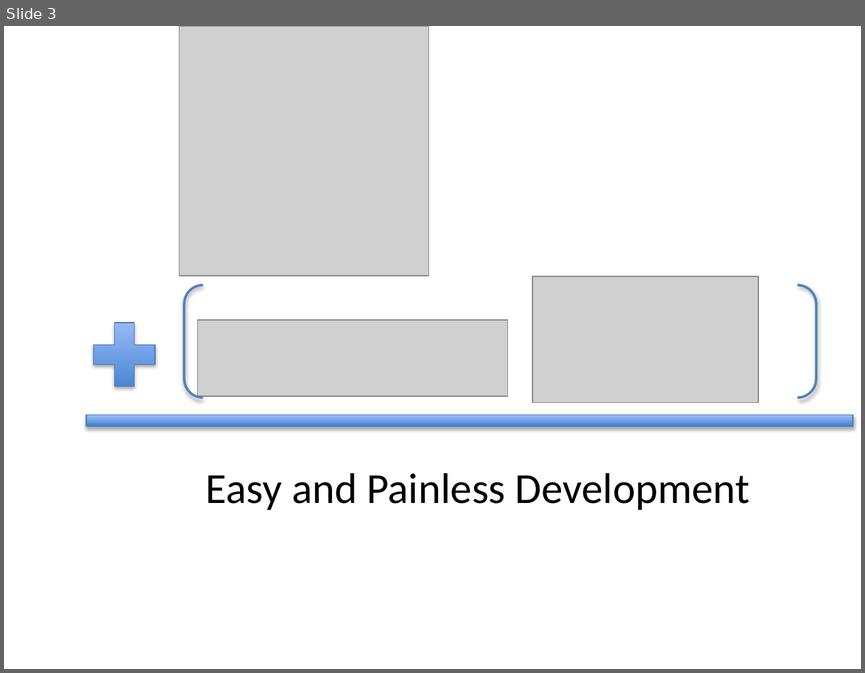
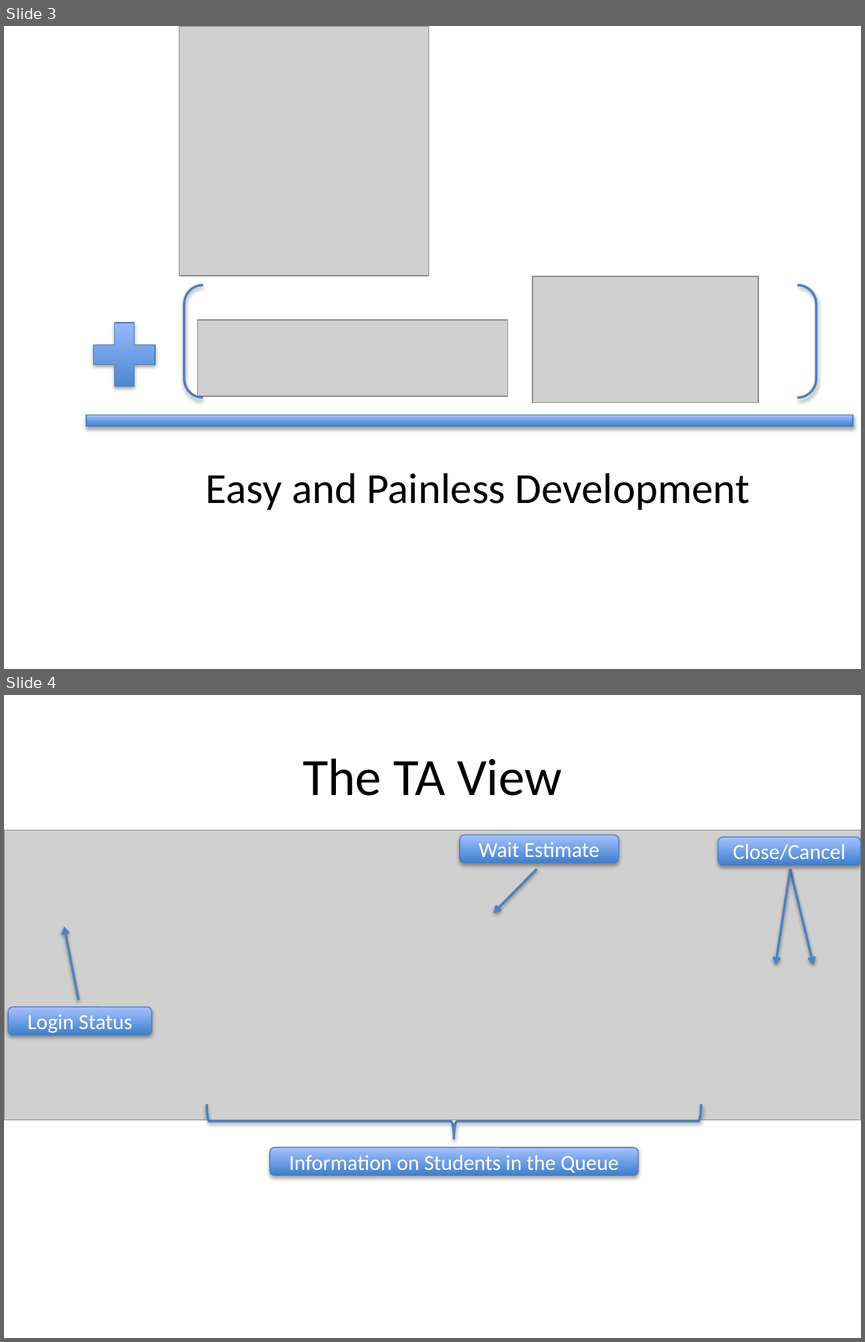
Before and after one commit to PrincetonCS-UCA/LabQueue, a slide deck: graphics.pptx. Shown one above the other, each under a label of ours: slide 3 before the commit, slides 3 and 4 after it. The pictures are 865x673 and 865x1342 pixels, drawn with LibreOffice and Linux fonts; fonts in the diff are those of the drawing; grey boxes stand for pictures. Boxes give left, top, right and bottom in pixels: in the first picture for what was removed or moved away, otherwise in the second. Text is boxed around its words. In the diff, an @@ line names an element or a change of style, - is before the commit and + after.

```diff
--- a/graphics.pptx
+++ b/graphics.pptx
@@ slide 4 added at box(4, 695, 861, 1338), background #FFFFFF @@
@@ title added at box(303, 758, 562, 796), 44 pt, text #000000 @@
+The TA View
@@ picture added at box(4, 830, 861, 1119) @@
@@ rounded rectangle added at box(460, 834, 619, 863), fill gradient #3F80CE to #A4C4FF, outline #4B7EBC 0.75 pt, 18 pt, text #FFFFFF @@
+Wait Estimate
@@ rounded rectangle added at box(718, 837, 860, 866), fill gradient #3F80CE to #A4C4FF, outline #4B7EBC 0.75 pt, 18 pt, text #FFFFFF @@
+Close/Cancel
@@ arrow added from (537, 869) to (493, 913), #4F81BD 2 pt @@
@@ arrow added from (789, 869) to (775, 964), #4F81BD 2 pt @@
@@ arrow added from (789, 869) to (813, 964), #4F81BD 2 pt @@
@@ arrow added from (79, 1000) to (64, 926), #4F81BD 2 pt @@
@@ rounded rectangle added at box(8, 1007, 152, 1035), fill gradient #3F80CE to #A4C4FF, outline #4B7EBC 0.75 pt, 18 pt, text #FFFFFF @@
+Login Status
@@ left brace added at box(207, 1104, 701, 1138), outline #4F81BD 2 pt @@
@@ rounded rectangle added at box(270, 1147, 638, 1176), fill gradient #3F80CE to #A4C4FF, outline #4B7EBC 0.75 pt, 18 pt, text #FFFFFF @@
+Information on Students in the Queue
```
Also in this commit, not shown: 5 other slides added, 1 other file.
